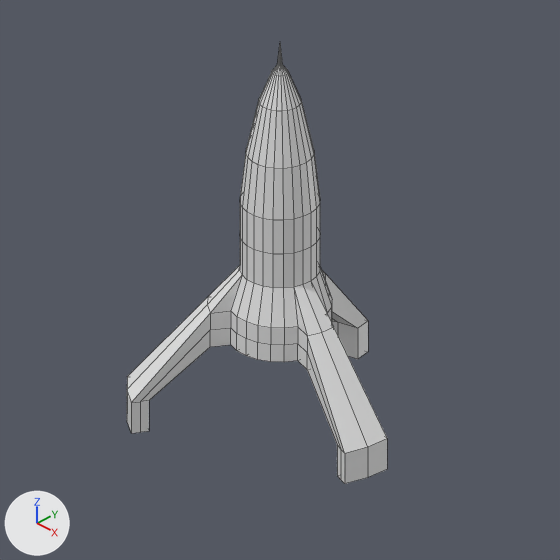
What one commit did to the Blender file LD48/Assets/Sprites/Rocket.blend.
Both versions are drawn from the file's camera 'Camera'. Every picture has the same lights, and +X, +Y and +Z are marked at lower left. Mesh edges are drawn as thin lines.

Objects in the first picture: 'Base'.
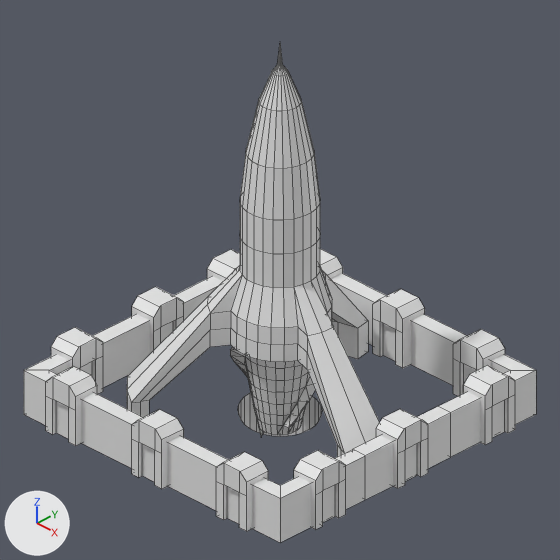
Where the change shows, as pixel boxes (x1, y1, x2, y2) in the pictures (560 x 560 px):
'Cube', added: after (24, 249, 536, 542)
'Drill', shown: after (230, 347, 315, 436)
'Plane.001', shown: after (238, 393, 322, 436)

The edits, one by one:
Mesh me_cube_002 is new.
It has 320 vertices, 210 faces, 1 loose edge and spans x -2.79..2.79, y -2.8..2.71, z 0.0..0.97.
It uses material mat_material (its picture is missing).
Object 'Drill' (ob_drill) is now shown.
Object 'Plane.001' (ob_plane_001) is now shown.
Object 'Cube' (ob_cube) is new; it shows me_cube_002.
Its location is (0.0, 0.0, 0.0).
